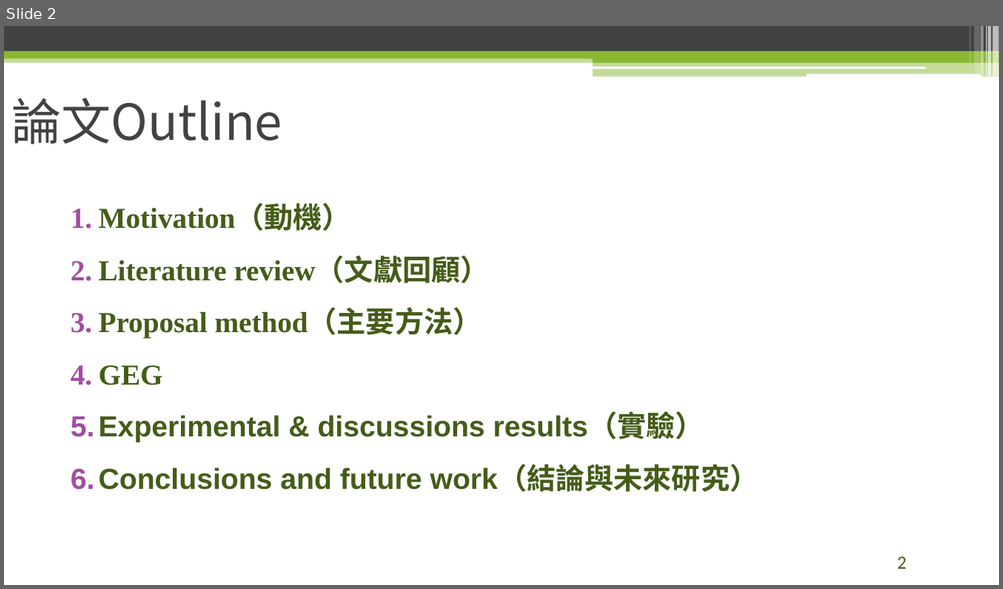
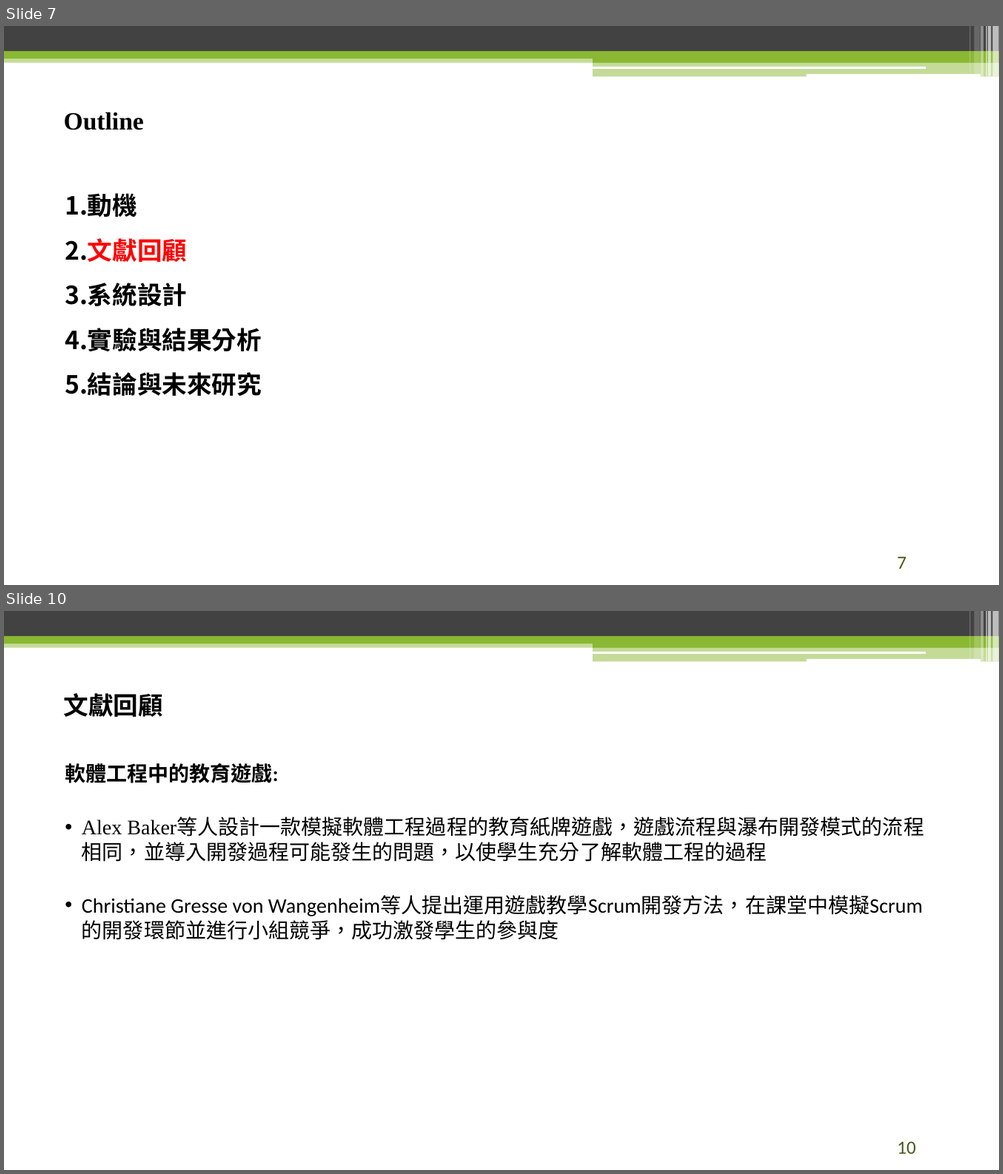
Before and after one commit to raknza/Master-Thesis, a slide deck: 論文口試.pptx. Shown one above the other, each under a label of ours: slide 2 before the commit, slides 7 and 10 after it; the slides between them are not shown. The pictures are 1003x589 and 1003x1174 pixels, drawn with LibreOffice and Linux fonts; fonts in the diff are those of the drawing; background and template pictures are left out. Boxes give left, top, right and bottom in pixels: in the first picture for what was removed or moved away, otherwise in the second. Text is boxed around its words. In the diff, an @@ line names an element or a change of style, - is before the commit and + after.

```diff
--- a/論文口試.pptx
+++ b/論文口試.pptx
@@ slide 10 added at (x1=4, y1=611, x2=999, y2=1170), background #FFFFFF; not listed: 13 template elements that a slide beside it also shows @@
@@ title added at (x1=64, y1=693, x2=163, y2=717), 24 pt, text #000000, bold @@
+文獻回顧
@@ text added at (x1=65, y1=763, x2=924, y2=940), 20 pt, text #000000 @@
+軟體工程中的教育遊戲:
+• Alex Baker等人設計一款模擬軟體工程過程的教育紙牌遊戲，遊戲流程與瀑布開發模式的流程相同，並導入開發過程可能發生的問題，以使學生充分了解軟體工程的過程
+• Christiane Gresse von Wangenheim等人提出運用遊戲教學Scrum開發方法，在課堂中模擬Scrum的開發環節並進行小組競爭，成功激發學生的參與度
@@ page number added at (x1=896, y1=1142, x2=916, y2=1154), 18 pt, text #455C19 @@
+10
@@ what was slide 2 is now slide 7 @@
@@ slide 7 changed as well @@
@@ title at (x1=64, y1=112, x2=144, y2=130): text changed; size 48 to 24 pt; font Noto Sans CJK SC to Times New Roman; text colour #424242 to #000000; bold on @@
-論文Outline
+Outline
@@ text at (x1=65, y1=193, x2=262, y2=396): text changed; size 28 to 24 pt; font Arial to Calibri; text colour #455C19 to #000000 @@
-1. Motivation（動機）
-2. Literature review（文獻回顧）
-3. Proposal method（主要方法）
-4. GEG
-5. Experimental & discussions results（實驗）
-6. Conclusions and future work（結論與未來研究）
+1. 動機
+2. 文獻回顧
+3. 系統設計
+4. 實驗與結果分析
+5. 結論與未來研究
@@ page number at (x1=896, y1=557, x2=906, y2=569): text changed @@
-2
+7
```
Also in this commit, not shown: 1 other slide changed, 24 other slides added, 12 slides removed, 17 other files.
